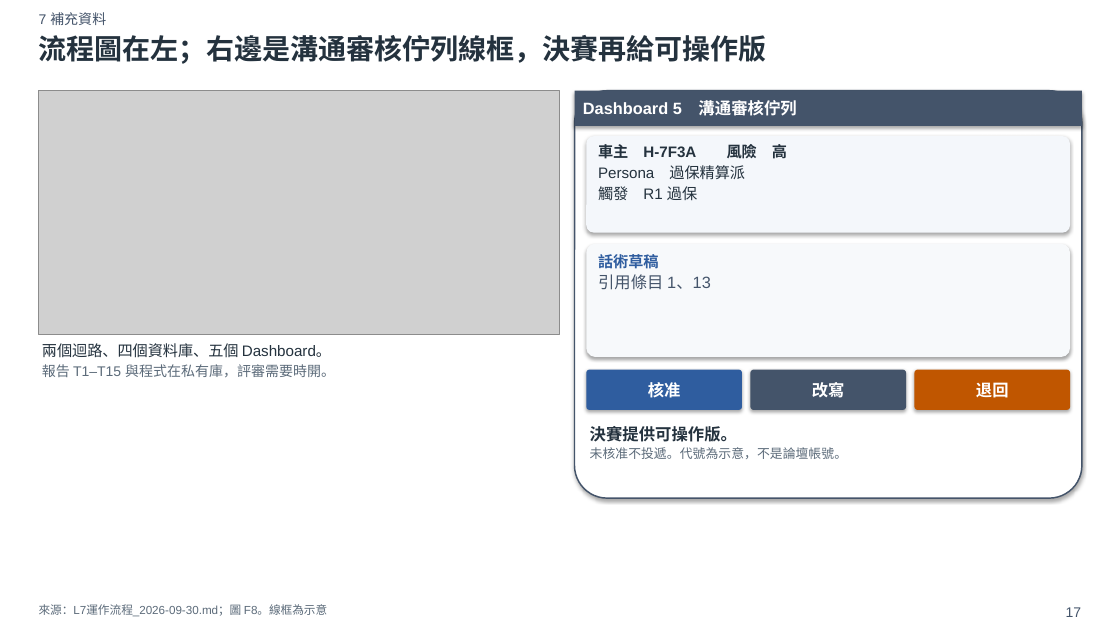
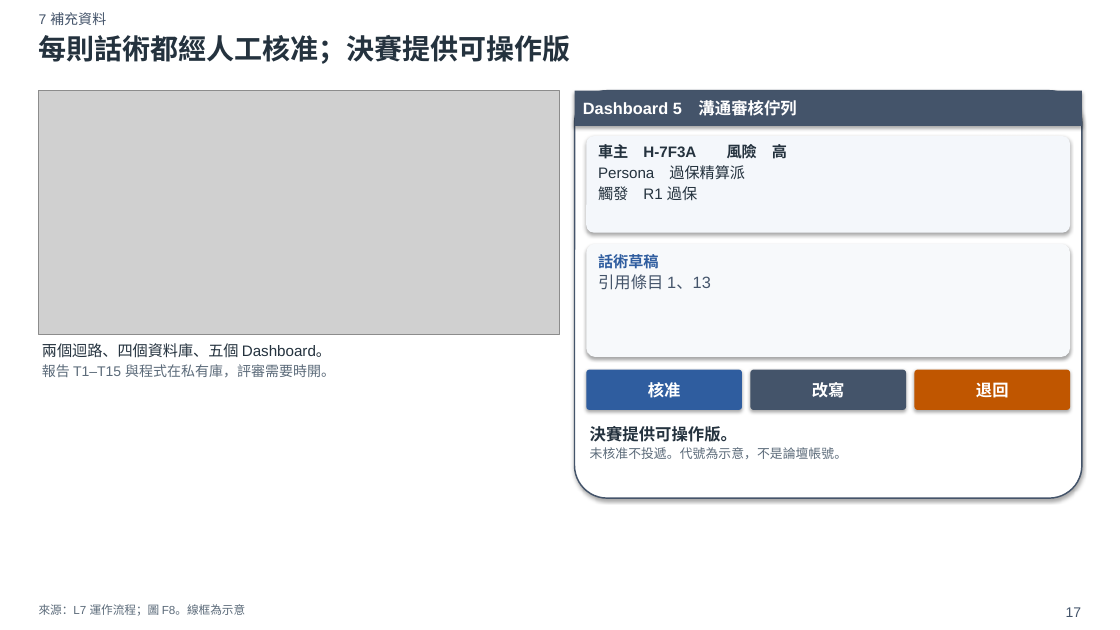
Before and after one commit to xxx789666/hotai-ai-hackathon-lexus, a slide deck: slide 17 of deck/初賽簡報_v0.pptx. Drawn at 1120x630 pixels with LibreOffice and Linux fonts; fonts in the diff are those of the drawing; grey boxes stand for pictures. Boxes give left, top, right and bottom in pixels: in the first picture for what was removed or moved away, otherwise in the second. Text is boxed around its words. In the diff, an @@ line names an element or a change of style, - is before the commit and + after.

```diff
--- a/deck/初賽簡報_v0.pptx
+++ b/deck/初賽簡報_v0.pptx
@@ text at <box>39,35,571,64</box>: text changed @@
-流程圖在左；右邊是溝通審核佇列線框，決賽再給可操作版
+每則話術都經人工核准；決賽提供可操作版
@@ text at <box>39,604,245,616</box>: text changed @@
-來源：L7運作流程_2026-09-30.md；圖 F8。線框為示意
+來源：L7 運作流程；圖 F8。線框為示意
```
Also in this commit, not shown: 19 other slides changed, 2 slides added, 33 other files.
